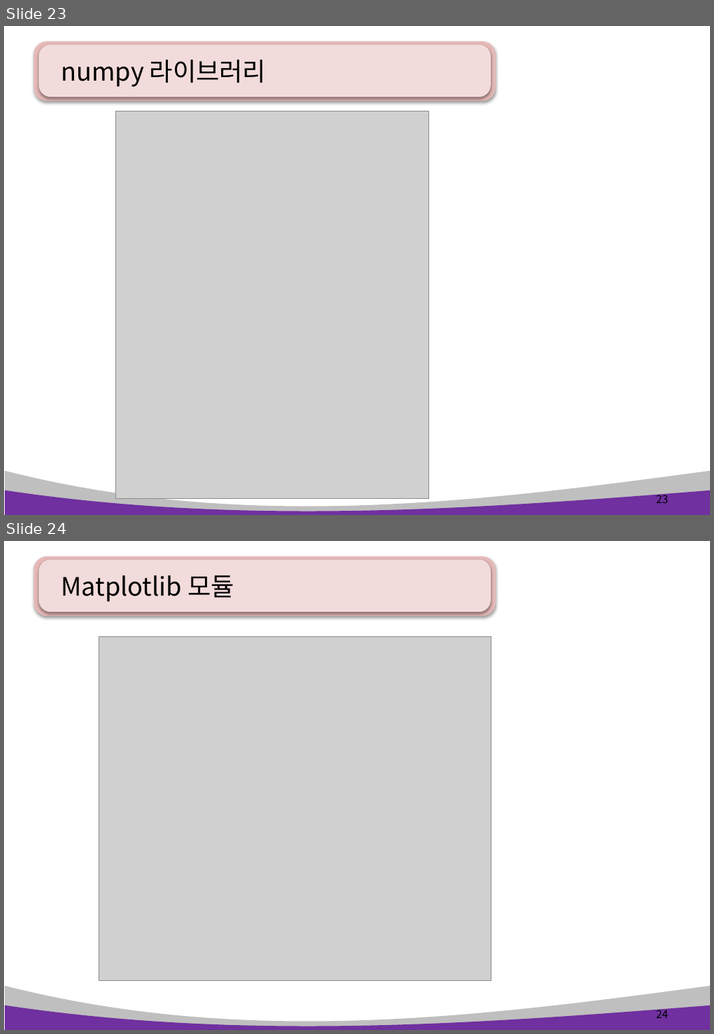
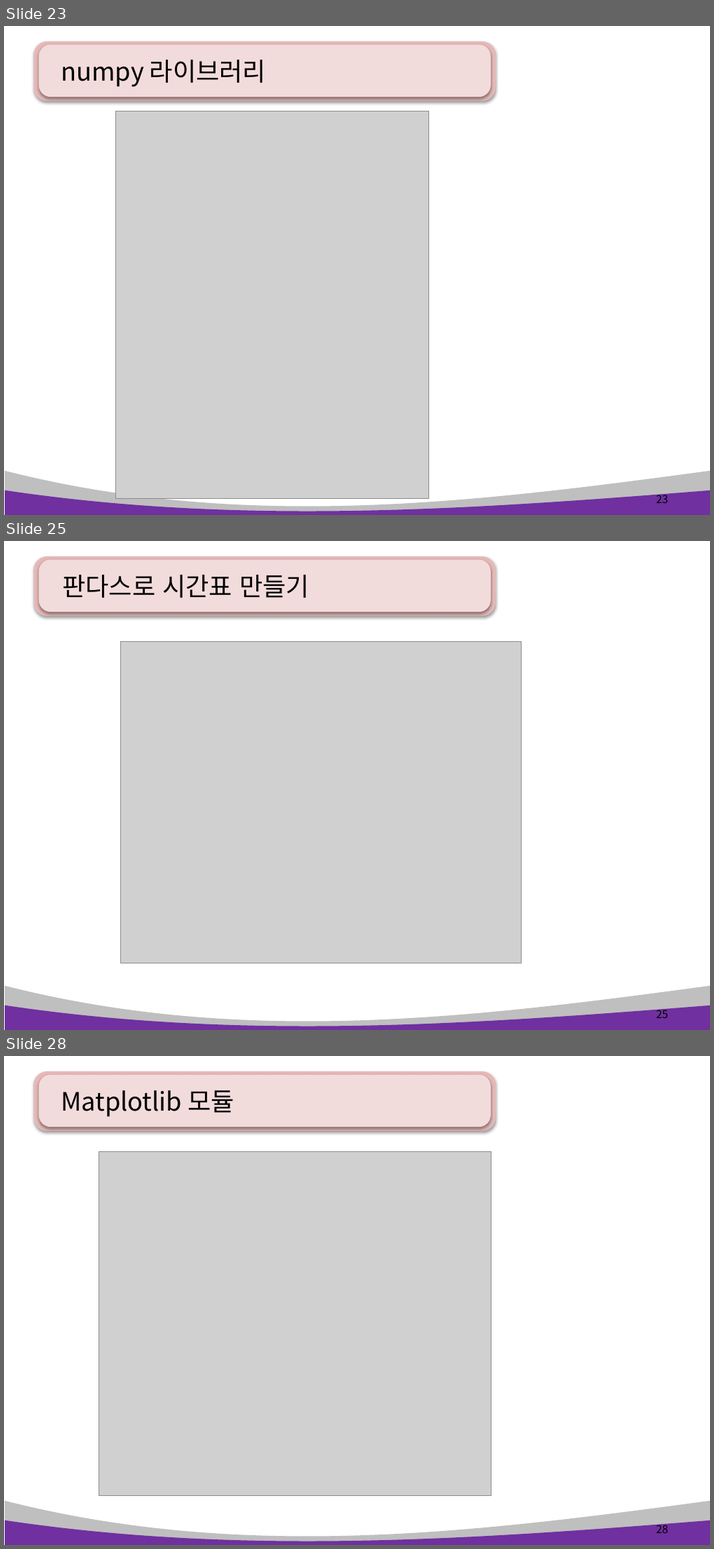
Before and after one commit to pshho/ngreen_project, a slide deck: pyWorks/자료/python_ppt/Python 13장. 데이터 분석 및 시각화 .pptx. Shown one above the other, each under a label of ours: slides 23 and 24 before the commit, slides 23, 25 and 28 after it; the slides between them are not shown. The pictures are 714x1034 and 714x1549 pixels, drawn with LibreOffice and Linux fonts; fonts in the diff are those of the drawing; grey boxes stand for pictures. Boxes give left, top, right and bottom in pixels: in the first picture for what was removed or moved away, otherwise in the second. Text is boxed around its words. In the diff, an @@ line names an element or a change of style, - is before the commit and + after.

```diff
--- a/pyWorks/자료/python_ppt/Python 13장. 데이터 분석 및 시각화 .pptx
+++ b/pyWorks/자료/python_ppt/Python 13장. 데이터 분석 및 시각화 .pptx
@@ slide 25 added at [4, 541, 710, 1030], background #FFFFFF; not listed: 4 template elements that a slide beside it also shows @@
@@ title added at [62, 575, 309, 598], 28 pt, text #000000 @@
+판다스로 시간표 만들기
@@ picture added at [121, 642, 521, 963] @@
@@ page number added at [656, 1007, 668, 1018], 12 pt, text #000000 @@
+25
@@ what was slide 24 is now slide 28 @@
@@ page number at [656, 1522, 668, 1533]: text changed @@
-24
+28
```
Also in this commit, not shown: 3 slides changed, 6 other slides added, 1 slide removed, 11 other files.
